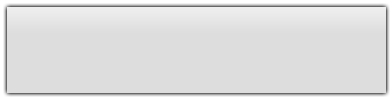
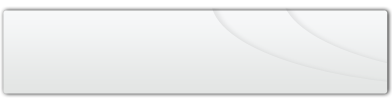
The second (392, 104) image is a revision of the first. Changes to its layers:
removed layer "Calque 2" over (7, 7, 386, 93)
added group "Groupe 1" with 2 layers above "menu1_2neutral" over (211, 3, 392, 83)
added layer "Forme 2" (10%) in group "Groupe 1" over (211, 3, 392, 83)
added layer "Forme 2 copie" (10%) in group "Groupe 1" over (282, 3, 392, 65)
added layer "Forme 1" above "Calque 1" over (3, 10, 388, 94)
